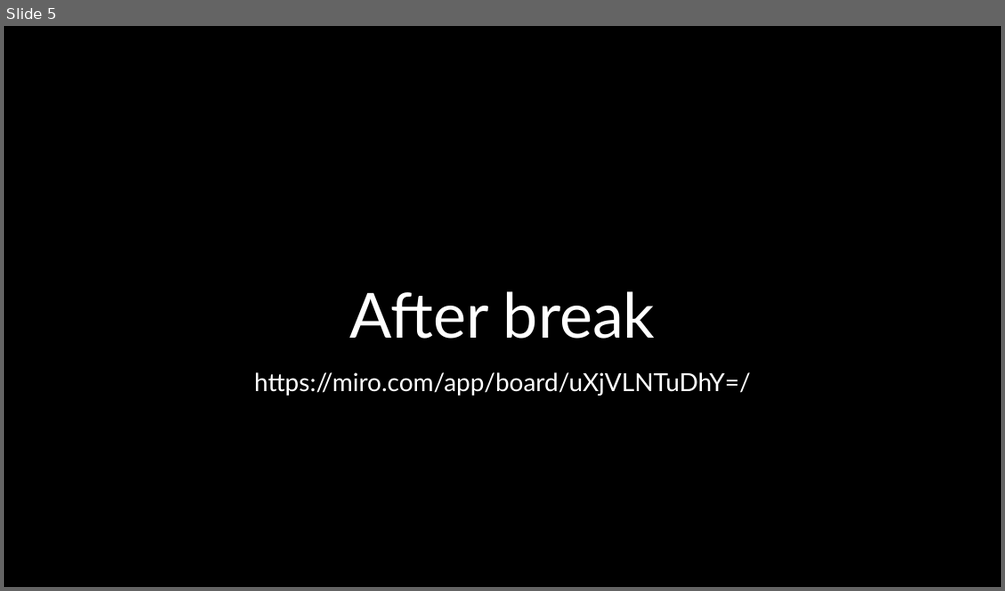
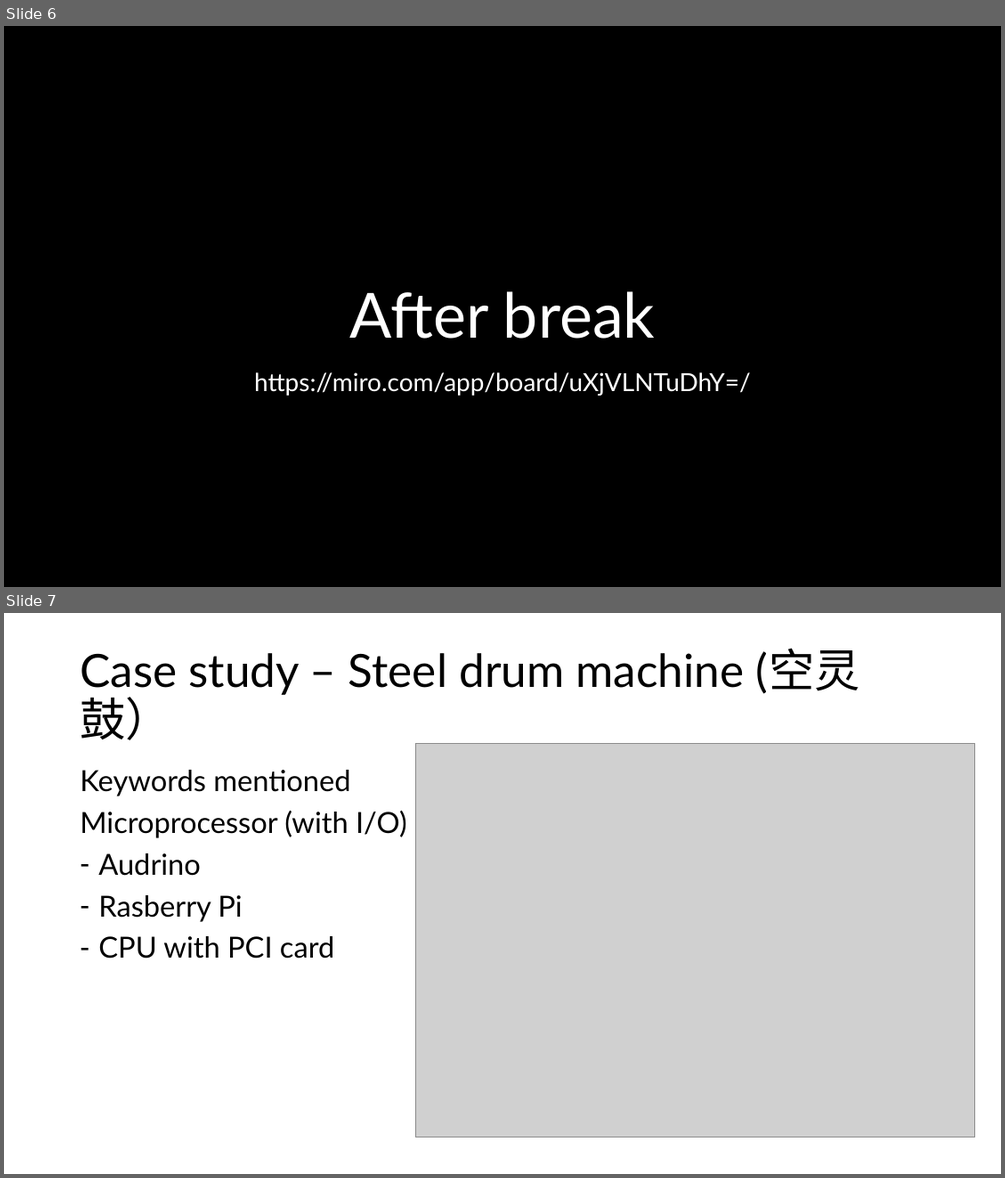
Before and after one commit to JLNU-EETC3433/courseware, a slide deck: 20241031-lesson5.pptx. Shown one above the other, each under a label of ours: slide 5 before the commit, slides 6 and 7 after it. The pictures are 1005x591 and 1005x1178 pixels, drawn with LibreOffice and Linux fonts; fonts in the diff are those of the drawing; grey boxes stand for pictures; background and template pictures are left out. Boxes give left, top, right and bottom in pixels: in the first picture for what was removed or moved away, otherwise in the second. Text is boxed around its words. In the diff, an @@ line names an element or a change of style, - is before the commit and + after.

```diff
--- a/20241031-lesson5.pptx
+++ b/20241031-lesson5.pptx
@@ slide 7 added at [4,613,1001,1174], background #FFFFFF @@
@@ title added at [80,648,860,740], 44 pt, text #000000 @@
+Case study – Steel drum machine (空灵鼓）
@@ picture added at [415,743,975,1136] @@
@@ text added at [80,770,407,958], 28 pt, text #000000 @@
+Keywords mentioned
+Microprocessor (with I/O)
+– Audrino
+– Rasberry Pi
+– CPU with PCI card
@@ what was slide 5 is now slide 6 @@
```
Also in this commit, not shown: 4 other slides added, 1 other file.
